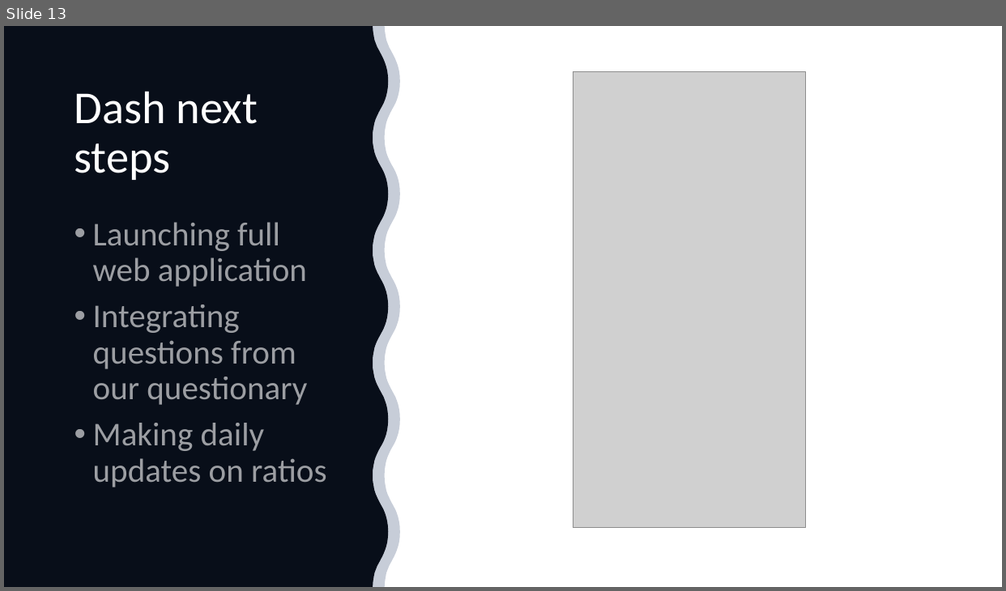
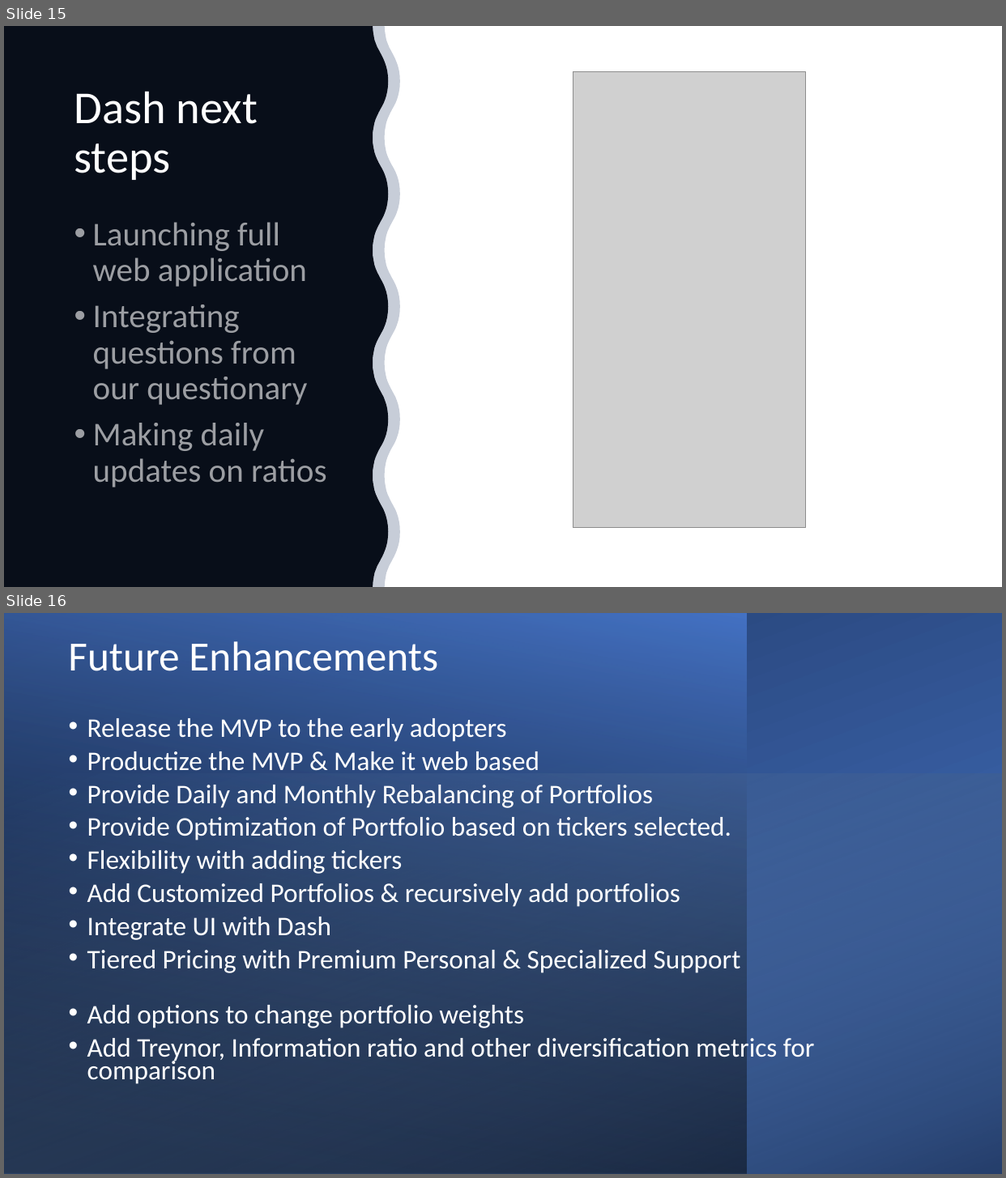
Before and after one commit to sangramsinghg/portfolio_diversifier, a slide deck: Portfolio_Diversifier.pptx. Shown one above the other, each under a label of ours: slide 13 before the commit, slides 15 and 16 after it. The pictures are 1006x591 and 1006x1178 pixels, drawn with LibreOffice and Linux fonts; fonts in the diff are those of the drawing; grey boxes stand for pictures. Boxes give left, top, right and bottom in pixels: in the first picture for what was removed or moved away, otherwise in the second. Text is boxed around its words. In the diff, an @@ line names an element or a change of style, - is before the commit and + after.

```diff
--- a/Portfolio_Diversifier.pptx
+++ b/Portfolio_Diversifier.pptx
@@ slide 16 added at [4, 613, 1002, 1174], background #FFFFFF @@
@@ rectangle added at [4, 613, 1002, 1174], fill gradient #4472C4 to #203864 @@
@@ rectangle added at [4, 613, 747, 1174], fill gradient #000000 to #4472C4 @@
@@ text added at [68, 641, 438, 671], 40 pt, text #FFFFFF @@
+Future Enhancements
@@ text added at [87, 718, 815, 1084], 25.9 pt, text #FFFFFF @@
+• Release the MVP to the early adopters
+• Productize the MVP & Make it web based
+• Provide Daily and Monthly Rebalancing of Portfolios
+• Provide Optimization of Portfolio based on tickers selected.
+• Flexibility with adding tickers
+• Add Customized Portfolios & recursively add portfolios
+• Integrate UI with Dash
+• Tiered Pricing with Premium Personal & Specialized Support
+• Add options to change portfolio weights
+• Add Treynor, Information ratio and other diversification metrics for comparison
@@ rectangle added at [4, 774, 1002, 1174], fill gradient #9DC3E6 to #000000 @@
@@ what was slide 13 is now slide 15 @@
```
Also in this commit, not shown: 4 slides changed, 1 other slide added, 2 slides removed.
